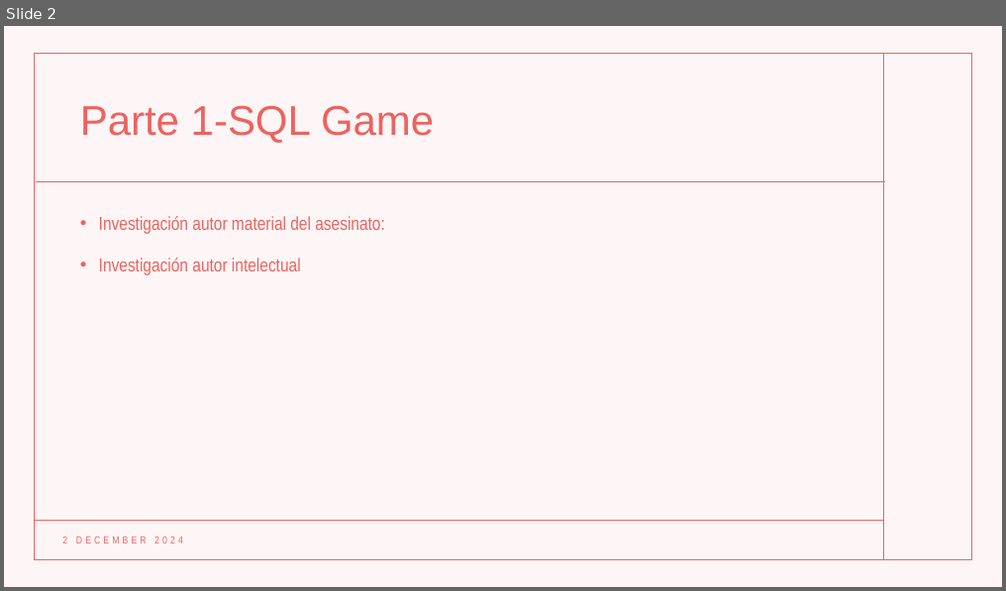
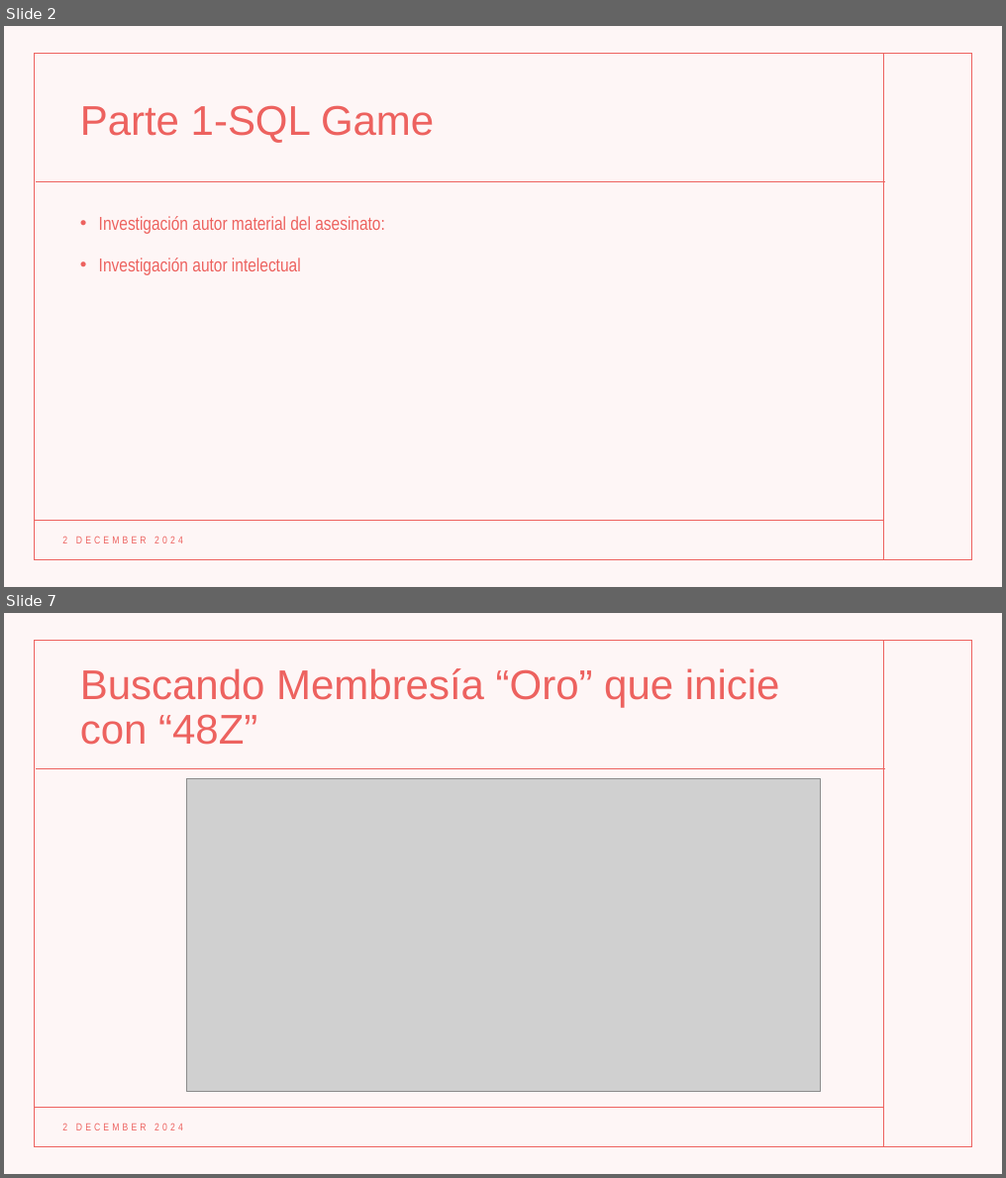
Before and after one commit to Rommel-DS/Team-Challenge---Sherlock-SQL, a slide deck: TEAM CHALLENGE.pptx. Shown one above the other, each under a label of ours: slide 2 before the commit, slides 2 and 7 after it; the slides between them are not shown. The pictures are 1006x591 and 1006x1178 pixels, drawn with LibreOffice and Linux fonts; fonts in the diff are those of the drawing; grey boxes stand for pictures. Boxes give left, top, right and bottom in pixels: in the first picture for what was removed or moved away, otherwise in the second. Text is boxed around its words. In the diff, an @@ line names an element or a change of style, - is before the commit and + after.

```diff
--- a/TEAM CHALLENGE.pptx
+++ b/TEAM CHALLENGE.pptx
@@ slide 7 added at box(4, 613, 1002, 1174), background #FFFFFF; not listed: 5 template elements that a slide beside it also shows @@
@@ title added at box(80, 668, 780, 745), 40 pt, text #ED625F @@
+Buscando Membresía “Oro” que inicie con “48Z”
@@ picture added at box(186, 778, 820, 1091) @@
@@ text added at box(62, 1123, 183, 1131), 10 pt, text #ED625F @@
+2 DECEMBER 2024
```
Also in this commit, not shown: 12 other slides added.
